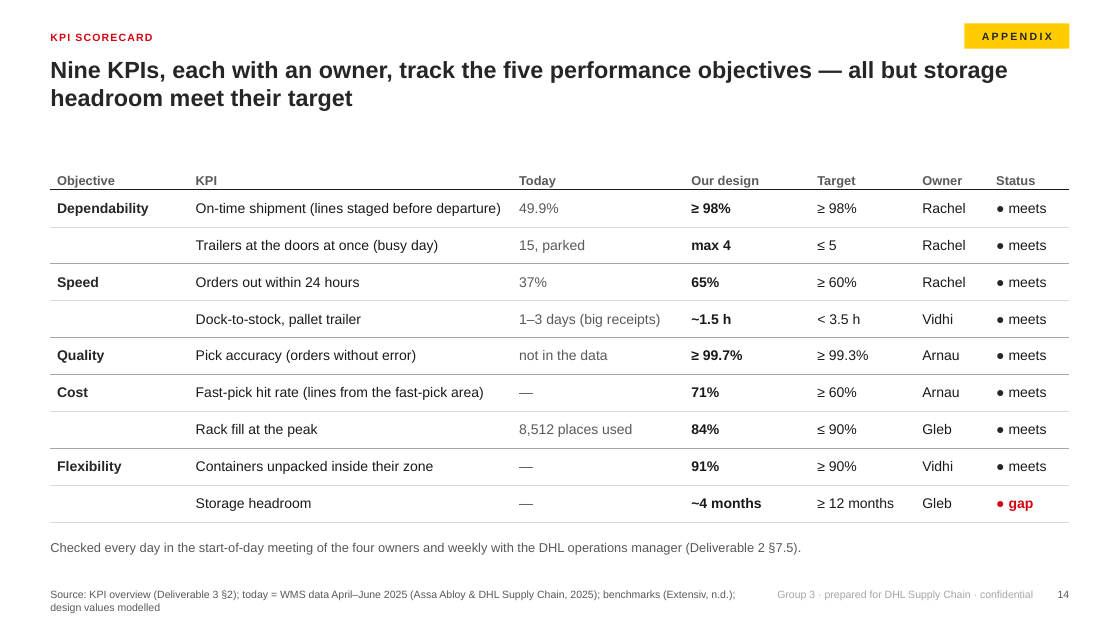
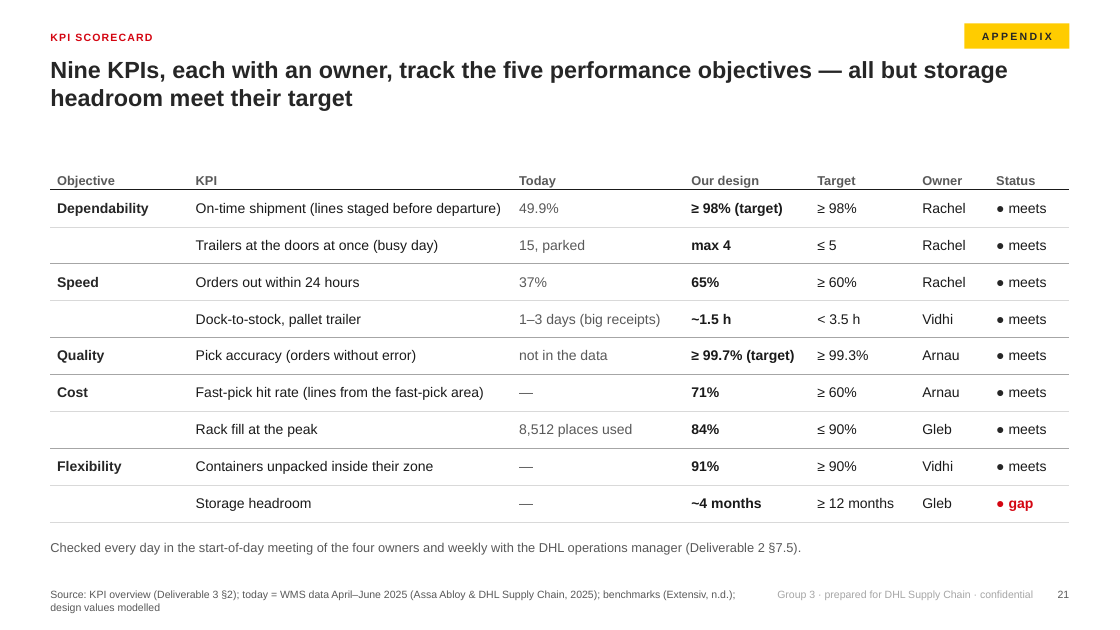
Before and after one commit to glebpankov2005-coder/Operations-Management-, a slide deck: slide 21 of deliverables/Presentation_Group3_Project_OTM.pptx (slide 14 before the commit). Drawn at 1120x630 pixels with LibreOffice and Linux fonts; fonts in the diff are those of the drawing. Boxes give left, top, right and bottom in pixels: in the first picture for what was removed or moved away, otherwise in the second. Text is boxed around its words. In the diff, an @@ line names an element or a change of style, - is before the commit and + after.

```diff
--- a/deliverables/Presentation_Group3_Project_OTM.pptx
+++ b/deliverables/Presentation_Group3_Project_OTM.pptx
@@ table at <box>50,160,1070,515</box> @@
-row 2, column 4: ≥ 98%
+row 2, column 4: ≥ 98% (target)
-row 6, column 4: ≥ 99.7%
+row 6, column 4: ≥ 99.7% (target)
@@ page number at <box>1058,590,1070,598</box>: text changed @@
-14
+21
```
Also in this commit, not shown: 12 other slides changed, 7 slides added, 4 other files.
